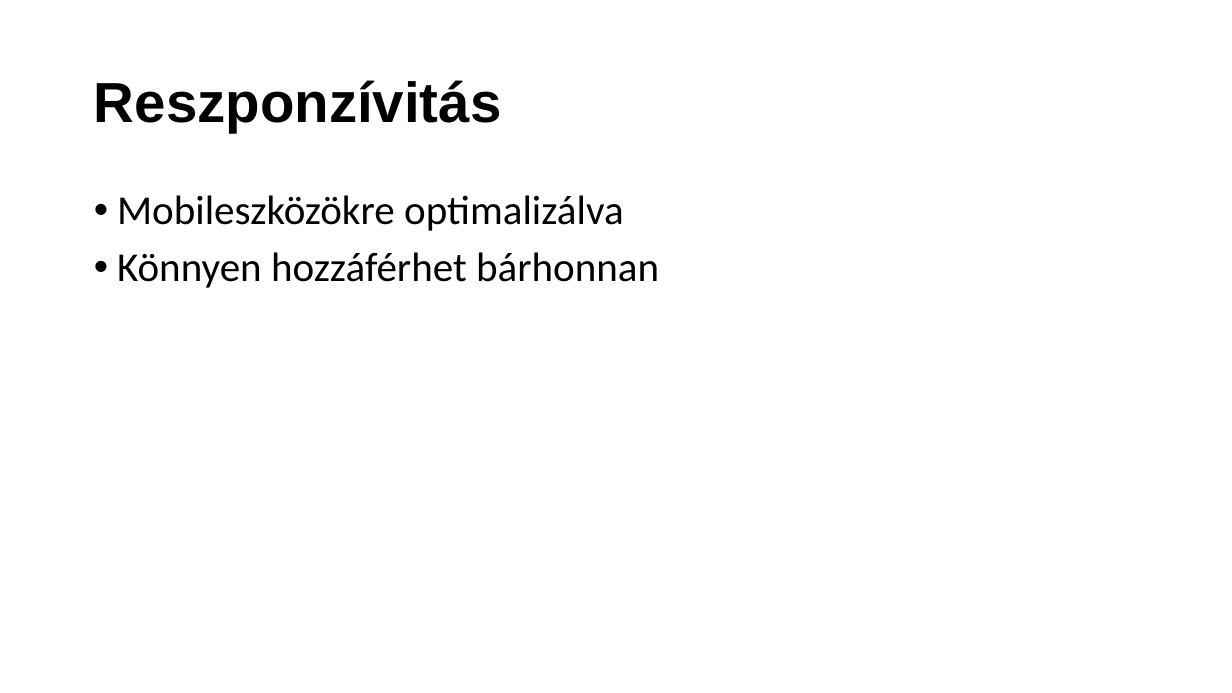
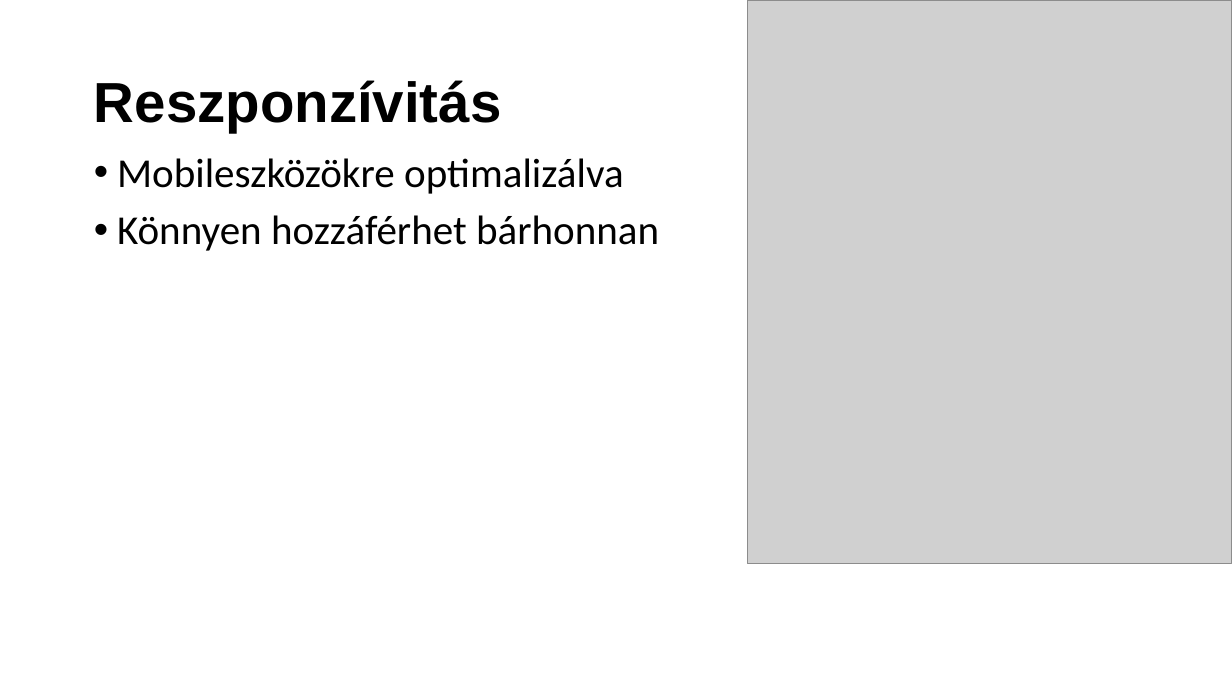
Before and after one commit to SzigetvariMark/pcweb, a slide deck: slide 10 of Bemutato.pptx. Drawn at 1232x693 pixels with LibreOffice and Linux fonts; fonts in the diff are those of the drawing; grey boxes stand for pictures. Boxes give left, top, right and bottom in pixels: in the first picture for what was removed or moved away, otherwise in the second. Text is boxed around its words. In the diff, an @@ line names an element or a change of style, - is before the commit and + after.

```diff
--- a/Bemutato.pptx
+++ b/Bemutato.pptx
@@ picture added at <box>748,0,1232,564</box> @@
@@ text "Mobileszközökre optimalizálva": place and size @@
-text "Mobileszközökre optimalizálva" at <box>117,195,659,288</box>
+text "Mobileszközökre optimalizálva" at <box>117,158,659,251</box>
```
Also in this commit, not shown: 2 other slides changed, 2 slides added, 2 slides removed.
